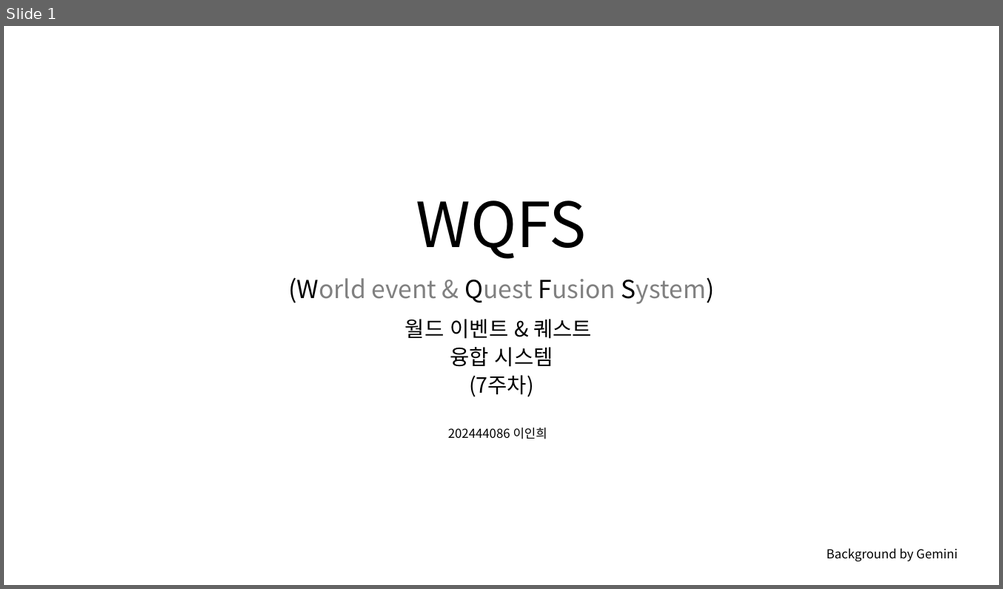
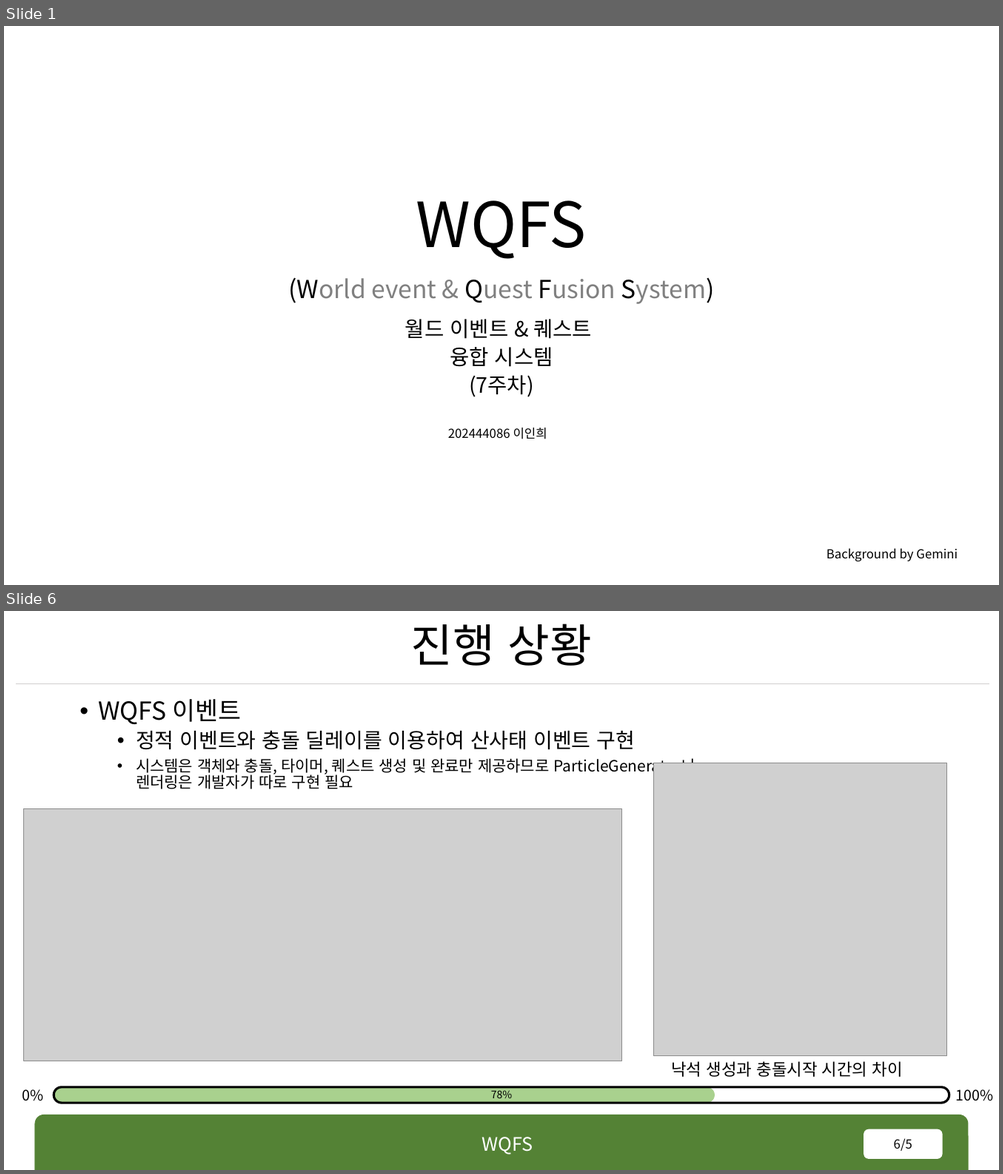
Before and after one commit to rennOobayashi/WQFS, a slide deck: WQFS.pptx. Shown one above the other, each under a label of ours: slide 1 before the commit, slides 1 and 6 after it; the slides between them are not shown. The pictures are 1003x589 and 1003x1174 pixels, drawn with LibreOffice and Linux fonts; fonts in the diff are those of the drawing; grey boxes stand for pictures; background and template pictures are left out. Boxes give left, top, right and bottom in pixels: in the first picture for what was removed or moved away, otherwise in the second. Text is boxed around its words. In the diff, an @@ line names an element or a change of style, - is before the commit and + after.

```diff
--- a/WQFS.pptx
+++ b/WQFS.pptx
@@ slide 6 added at (4,611,999,1170), background #FFFFFF @@
@@ title added at (411,624,591,666), 44 pt, text #000000 @@
+진행 상황
@@ line added from (16, 684) to (990, 684), #D0CECE 0.5 pt @@
@@ text added at (99,699,696,789), 15 pt, text #000000 @@
+• WQFS 이벤트
+  • 정적 이벤트와 충돌 딜레이를 이용하여 산사태 이벤트 구현
+  • 시스템은 객체와 충돌, 타이머, 퀘스트 생성 및 완료만 제공하므로 ParticleGenerator나 렌더링은 개발자가 따로 구현 필요
@@ picture added at (653,763,946,1056) @@
@@ picture added at (23,809,622,1062) @@
@@ text added at (671,1062,902,1077), 16 pt, text #000000 @@
+낙석 생성과 충돌시작 시간의 차이
@@ text added at (22,1090,44,1102), 14 pt, text #000000 @@
+0%
@@ rounded rectangle added at (54,1088,715,1103), fill #A9D18E @@
@@ rounded rectangle added at (54,1088,949,1103), outline #000000 2.25 pt @@
@@ text added at (491,1091,512,1102), 10 pt, text #000000 @@
+78%
@@ text added at (956,1090,993,1102), 14 pt, text #000000 @@
+100%
@@ round same rect added at (34,1116,968,1170), fill #548235 @@
@@ text added at (481,1137,532,1155), 18 pt, text #FFFFFF @@
+WQFS
@@ page number added at (864,1130,942,1159), fill #FFFFFF, 12 pt, text #000000 @@
+6/5
```
Also in this commit, not shown: 4 slides changed, 1 other slide added, 22 other files.
